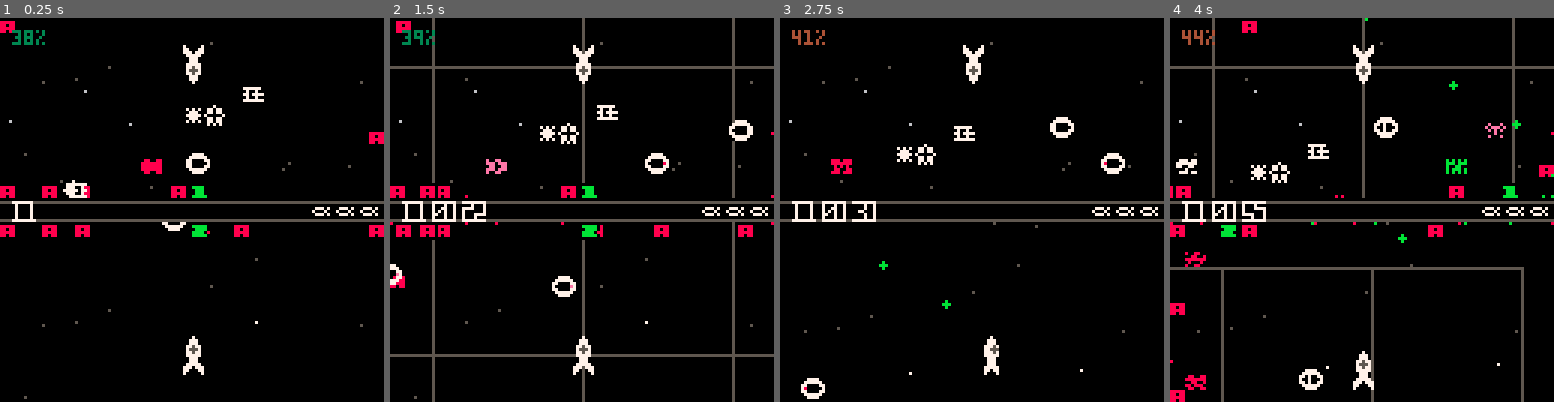
Above: before the commit, frames 1-4 (left to right).
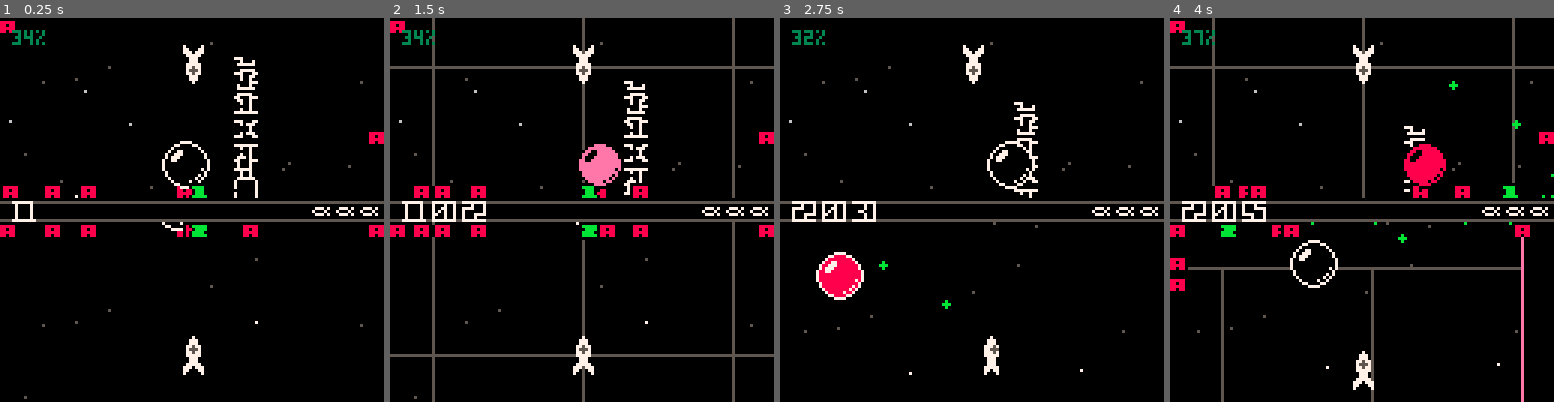
Above: after the commit, the same moments.

Repository: catnipped/friendlyfire
Game: PICO-8 cartridge friendlyfire.p8
The game is run twice, just before and just after one commit, with the same random seed, the same clock (stepped at 60 frames per second) and the same inputs.
Inputs:
- Up to frame 1 (0.25 s): no input
- Up to frame 2 (1.5 s): tap O (Z key) at 0.7 s
- Up to frame 3 (2.75 s): hold Right 1.6-2.1 s; tap O (Z key) at 1.7, 2.1, 2.5 s; hold Up 2.15-2.42 s; hold Right from 2.47 s (still down)
- Up to frame 4 (4 s): tap O (Z key) at 2.9, 3.3, 3.7 s; release Right at 3.03 s; hold Left 3.08-3.58 s; hold Down 3.63-3.97 s

The runs differ from the first frame. In frame 1, 2.7% of the frame differs, in the area x 0-69%, y 3-58%; in frame 2, 4.5%; in frame 3, 3.3%; in frame 4, 5.5%, in the area x 0-100%, y 0-100%.

Commit message:
two new enemy types

Diff:
--- a/friendlyfire.p8
+++ b/friendlyfire.p8
@@ -18,7 +18,10 @@
 	const = {
 		bounds = {
 			{x = 200, y = 350, w = 200, h = 100},
-			{x = 200, y = 200, w = 200, h = 100}
+			{x = 200, y = 200, w = 200, h = 100},
+		},
+		combinedbounds = {
+				x1 = 200, x2 = 400,  y1 = 200, y2 = 450
 		},
 		limits = {
 			x1 = 100, x2 = 500, y1 = 100, y2 = 550
@@ -81,9 +84,9 @@
 
 	printh("init")
 	for i = 1,4 do
-		add(state.enemies, spawnenemy({const.bounds[2].x + rnd(200),const.bounds[2].y + rnd(200)},"robot"))
-		add(state.enemies, spawnenemy({const.bounds[2].x + rnd(200),const.bounds[2].y + rnd(200)},"debree"))
-
+		add(state.enemies, spawnenemy({const.bounds[2].x + rnd(200),const.bounds[2].y + rnd(200)},"orb",state))
+		local origin = {const.bounds[2].x + rnd(200),const.bounds[2].y + rnd(200)}
+		state.enemies = generatespacetrash(flr(rnd(10)),origin,state.enemies)
 	end
 end
 
@@ -187,7 +190,7 @@
 	sectors = updatesectors(sectors, state.projectiles)
 
 	lstate.players = updateplayers(lstate.players, lstate.time, events, sectors)
-	lstate.enemies = updateenemies(lstate.enemies, lstate.time, events, sectors)
+	lstate.enemies = updateenemies(lstate.enemies, lstate, events, sectors)
 	lstate.projectiles = updateprojectiles(lstate.projectiles, sectors)
 
 
@@ -208,7 +211,7 @@
 end
 
 
--- SECTOR STUFF BELOW
+-- sector stuff below
 function initsectors(width,height)
 	local sectors = {}
 	for x = -width,width do
@@ -365,7 +368,8 @@
 			collision = {
 				x = proj.x,
 				y = proj.y,
-				hit = i
+				hit = i,
+				id = proj.id
 			}
 		end
 	end)
@@ -418,26 +422,67 @@
 -- enemy
 function spawnenemy(pos,type,state)
 	local enemy = {}
+	if type == "orb" then
+		enemy = {
+			id = flr(rnd(1000)),
+			type ="enemy",
+			subtype = type,
+			hp = 30,
+			hit = {false, nil},
+			x = pos[1],
+			y =  pos[2],
+			rad = 8,
+			vector = {1,0},
+			velocity = 0.1,
+			movement = function(enemy, state, events)
+					if enemy.hit[1] then
+						enemy.velocity += 0.05
+						if enemy.hit[2] == 1 then
+							enemy.vector[2] -= 0.05
+						else
+							enemy.vector[2] += 0.05
+						end
+						enemy.vector[2] = mid(enemy.vector[2],-1,1)
+					end
+					local lbounds = const.combinedbounds
+
+					if enemy.x > (lbounds.x2) then enemy.vector[1] -= 0.15 end
+					if enemy.x < (lbounds.x1) then enemy.vector[1] += 0.15 end
+					if enemy.y > (lbounds.y2) then enemy.vector[2] -= 0.15 end
+					if enemy.y < (lbounds.y1) then enemy.vector[2] += 0.15 end
+			end,
+			gfx = function(enemy, time)
+				palt(15,true)
+				palt(0,false)
+				local colors = {14,8,11}
+				local color = colors[1+flr(rnd(#colors))]
+				if every(enemy.hp,0,2) then pal(0,color) pal(7,0) end
+				if every(enemy.hp,4,2) then pal(0,color) end
+				spr(9,enemy.x-8,enemy.y-8,2,2)
+			end
+		}
+	end
 	if type == "robot" then
 		enemy = {
 			id = flr(rnd(1000)),
 			type ="enemy",
 			subtype = type,
 			hp = 3,
-			hit = false,
+			hit = {false, nil},
 			x = pos[1],
 			y =  pos[2],
 			rad = 6,
 			vector = {0,0},
 			projdir = {0,0},
 			velocity = 0.3,
-			movement = function(enemy, time, events)
+			movement = function(enemy, state, events)
+				local time = state.time
 				if every(120) then
 					local vlist = {const.vector.up,const.vector.left,const.vector.down,const.vector.right}
 					enemy.vector = vlist[1+flr(rnd(4))]
 					enemy.projdir = {-enemy.vector[1],-enemy.vector[2]}
 				end
-				if outofbounds(enemy,const.limits) then
+				if outofbounds(enemy,const.bounds[3]) then
 					enemy.vector = {-enemy.vector[1],-enemy.vector[2]}
 				end
 				if every(180) then
@@ -468,14 +513,15 @@
 			type ="enemy",
 			subtype = type,
 			hp = 3,
-			hit = false,
+			hit = {false, nil},
 			x = pos[1],
 			y =  pos[2],
 			rad = 6,
 			vector = {0,0},
 			projdir = {0,0},
 			velocity = 0.3,
-			movement = function(enemy, time, events)
+			movement = function(enemy, state, events)
+				local time = state.time
 				local closestplayer = getclosestplayer(enemy.x,enemy.y)
 				local directionofplayer = normalizedvectora2b(enemy,closestplayer)
 				enemy.vector = {
@@ -499,88 +545,79 @@
 			end
 		}
 	end
-	if type == "debree" then
-		enemy = {
-			id = flr(rnd(1000)),
-			type ="enemy",
-			subtype = type,
-			hp = 6,
-			hit = false,
-			x = pos[1],
-			y =  pos[2],
-			rad = 4,
-			debree = {
-				{
-					sprite = flr(rnd(4)),
-					offsetx = flr(rnd(4)-2)*7,
-					offsety = flr(rnd(4)-2)*7,
+
+	return enemy
+end
+
+function generatespacetrash(size,origin,enemies)
+  local vlist = {const.vector.up,const.vector.left,const.vector.down,const.vector.right}
+  local generatedsize = 1
+  local master = {
+    sprite = 20+flr(rnd(4)),
+		flipy = coinflip(),
+		flipx = coinflip(),
+    id = flr(rnd(1000)),
+    type = "enemy",
+    subtype = "master",
+    x = origin[1],
+		y = origin[2],
+		velocity = 0.1,
+    vector = const.vector.down,
+    hp = 2,
+		hit = {false, nil},
+    rad = 2,
+		movement = function(i,state,events) end,
+		gfx = function(i)
+			palt(0,false)
+			palt(15,true)
+			if i.hp == 1 and every(4,0,2) then pal(7,8) end
+			spr(i.sprite,i.x-3,i.y-4,1,1,i.flipx,i.flipy)
+			pal()
+		end
+  }
+  local construct = {master}
+  while generatedsize < size do
+    for i in all(construct) do
+      if coinflip() then
+        local slave = {
+          sprite = 20+flr(rnd(4)),
+					flipy = coinflip(),
 					flipx = coinflip(),
-					flipy = coinflip()
-				},
-				{
-					sprite = flr(rnd(4)),
-					offsetx = flr(rnd(4)-2)*7,
-					offsety = flr(rnd(4)-2)*7,
-					flipx = coinflip(),
-					flipy = coinflip()
-				},
-				{
-					sprite = flr(rnd(4)),
-					offsetx = flr(rnd(2)-1)*7,
-					offsety = flr(rnd(2)-1)*7,
-					flipx = coinflip(),
-					flipy = coinflip()
-				},
-				{
-					sprite = flr(rnd(4)),
-					offsetx = flr(rnd(2)-1)*7,
-					offsety = flr(rnd(2)-1)*7,
-					flipx = coinflip(),
-					flipy = coinflip()
-				},
-			},
-			vector = {rnd(2)-1,rnd(2)-1},
-			projdir = {0,0},
-			velocity = 0.05+rnd(0.2),
-			movement = function(enemy, time, events)
-			end,
-			gfx = function(enemy)
-				palt(15,true)
-				palt(0,false)
-				for a in all(enemy.debree) do
-					spr(20+a.sprite,enemy.x+a.offsetx-4,enemy.y+a.offsety-4,1,1,a.flipx,a.flipy)
-				end
-				palt()
-			end
-		}
-	end
-	if type == "asteroidsmall" then
-		enemy = {
-			id = flr(rnd(1000)),
-			type ="enemy",
-			subtype = type,
-			hp = 3,
-			hit = false,
-			x = pos[1]+(rnd(2)-1),
-			y =  pos[2]+(rnd(2)-1),
-			rad = 4,
-			sprite = flr(rnd(4)),
-			flipx = coinflip(),
-			flipy = coinflip(),
-			vector = {rnd(2)-1,rnd(2)-1},
-			projdir = {0,0},
-			velocity = 0.05+rnd(0.1),
-			movement = function(enemy, time, events)
-			end,
-			gfx = function(enemy)
-				palt(15,true)
-				palt(0,false)
-				spr(20+enemy.sprite,enemy.x-4,enemy.y-4,1,1,enemy.flipx,enemy.flipy)
-				palt()
-			end
-		}
-	end
-	return enemy
+          type = "enemy",
+          subtype = "slave",
+          id = master.id + generatedsize,
+          x = i.x,
+					y = i.y,
+					velocity = 0.1,
+					hit = {false, nil},
+          vector = master.vector,
+          hp = 2,
+          rad = 3,
+          movement = function(slave,state,events)
+          end,
+          gfx = master.gfx
+        }
+        local crash = true
+        while crash do
+					crash = false
+          local offset = vlist[1+flr(rnd(4))]
+          slave.x += offset[1]*8
+          slave.y += offset[2]*8
+          for i2 in all(construct) do
+            if i2.x == slave.x and i2.y == slave.y then crash = true end
+          end
+        end
+        add(construct,slave)
+        generatedsize += 1
+      end
+    end
+  end
+
+  local lenemies = enemies
+  each(construct,function(i)
+    add(lenemies,i)
+  end)
+  return enemies
 end
 
 function coinflip()
@@ -615,30 +652,26 @@
 	return vector
 end
 
-function updateenemies(e, time, events, sectors)
+function updateenemies(e, state, events, sectors)
+	local time = state.time
 	local les = {}
 	les = filter(e, function(le)
-		le.hit = false
-		local neighbours = myneighbours(le.x,le.y,sectors)
-		each(neighbours, function(i)
-			if (i ~= le) and collisioncheck(le.x, le.y, i.x, i.y, le.rad, i.rad) then
-				local vector = normalizedvectora2b(le,i,le.vector)
-				le.x -= vector[1] * (le.velocity *3)
-				le.y -= vector[2] * (le.velocity *3)
-			end
-		end)
-
+
+		-- local neighbours = myneighbours(le.x,le.y,sectors)
+		-- -- each(neighbours, function(i)
+		-- -- 	if (i ~= le) and collisioncheck(le.x, le.y, i.x, i.y, le.rad, i.rad) then
+		-- -- 		local vector = normalizedvectora2b(le,i,le.vector)
+		-- -- 		le.x -= vector[1] * (le.velocity *3)
+		-- -- 		le.y -= vector[2] * (le.velocity *3)
+		-- -- 	end
+		-- -- end)
 		le.x += le.vector[1] * le.velocity
 		le.y += le.vector[2] * le.velocity
 
-		le.movement(le,time,events)
+		le.movement(le,state,events)
+		le.hit = {false, nil}
 		if le.hp <= 0 then
 			add(events,{type="animation", object = spawngfx("explosion",le.x,le.y)})
-			if le.subtype == "asteroid" then
-				for i = 1,3 do
-					add(events,{type="enemy", object = {type = "asteroidsmall",x = le.x, y = le.y}})
-				end
-			end
 		end
 		return le.hp > 0
 	end)
@@ -683,7 +716,7 @@
 			for e in all(lstate.enemies) do
 				if i.object.hit.id == e.id then
 					e.hp -= 1
-					e.hit = true
+					e.hit = {true, i.object.id}
 				end
 			end
 		end
@@ -845,7 +878,7 @@
 			end
 			-- rect(box.x,box.y,box.x+box.w,box.y+box.h,11)
 		end
-		-- if every(30,3,5) then rect(box.x,box.y,box.x+box.w,box.y+box.h,14) end
+		if every(30,3,5) then rect(const.combinedbounds.x1, const.combinedbounds.y1, const.combinedbounds.x2, const.combinedbounds.y2 ,14) end
 end
 
 function drawenemies(p, cambounds,y1,y2,yoffset)
@@ -858,7 +891,7 @@
 			if every(60,0,40) then spr(14,x-1,y-1) end
 			pal()
 		end
-		if enemy.hit then pal(0,7+flr(rnd(2))) pal(7,7+flr(rnd(2))) end
+		if enemy.hit[1] then pal(0,7+flr(rnd(2))) pal(7,7+flr(rnd(2))) end
 		enemy.gfx(enemy,state.time)
 		pal()
 	end
@@ -921,22 +954,22 @@
 
 
 __gfx__
-00000000000000000000000000000000ff7777fff77777ff007770000077000007700000070000000700000000000000f0000ffff00000fff00000ffff0000ff
-00000000000000000000000007770700f777777f7000007f07777700077870007e8700000770000077000000000000000bbbb0ff0bbbbb0f0888880ff088880f
-00700700000700000007000070007000770000777070707f787778707778870078070000070777770700000000000000f0bbb0fff0bbbb0f0880880f0880880f
-00077000007770000077700007770700700000077007007f788788707880070007700000770000000770000000000000f0bbb0ff0bbbb0ff0888880f0888880f
-00077000007770000077700000000000770000777070707f7887887007807000000000007008000800700000000000000bbbbb0f0bbbbb0f0880880f088000ff
-00700700077577000777570000000000f777777f7000007f078787000077000000000000708800088070000000000000f00000fff00000fff00f00fff00fffff
-00000000075557000775550000000000ff7777fff77777ff077777000000000000000000708880888070000000000000ffffffffffffffffffffffffffffffff
-00000000077577000777570000000000ffffffffffffffff007770000000000000000000700880880070000000000000ffffffffffffffffffffffffffffffff
-07000000077777000777770000000000fff7ffffffffffffffffffffffffffff7000007007080008070000000000000000000000000000000000000000000000
-77700000007770000077700000000000ff707ffff77777ff777777fff7f7f7ff7700077007000000070000000000000000000000000000000000000000000000
-07000000007770000077700000000000f77077fff70007fff7007fffff777fff7870787000777777700000000000000000000000000000000000000000000000
-000000000777770000777000000000007000007f7700077f7707777ff77777ff7887887000000000000000000000000000000000000000000000000000000000
-00000000777077700777770000000000f77077fff70007fff7007fffff777fff7870787000000000000000000000000000000000000000000000000000000000
-00000000770007700770770000000000ff707ffff77777ff7777777ff7f7f7ff7700077000000000000000000000000000000000000000000000000000000000
-00000000700000700700070000000000fff7fffff7f7f7ffffffffffffffffff7000007000000000000000000000000000000000000000000000000000000000
-00000000000000000000000000000000ffffffffffffffffffffffffffffffff0000000000000000000000000000000000000000000000000000000000000000
+00000000000000000000000000000000ff7777fff77777ff007770000077000007700000ffffff7777ffffff00000000f0000ffff00000fff00000ffff0000ff
+00000000000000000000000007770700f777777f7000007f07777700077870007e870000ffff77000077ffff000000000bbbb0ff0bbbbb0f0888880ff088880f
+00700700000700000007000070007000770000777070707f787778707778870078070000fff7000000007fff00000000f0bbb0fff0bbbb0f0880880f0880880f
+00077000007770000077700007770700700000077007007f788788707880070007700000ff700770000007ff00000000f0bbb0ff0bbbb0ff0888880f0888880f
+00077000007770000077700000000000770000777070707f788788700780700000000000f70077700000007f000000000bbbbb0f0bbbbb0f0880880f088000ff
+00700700077577000777570000000000f777777f7000007f078787000077000000000000f70777000000007f00000000f00000fff00000fff00f00fff00fffff
+00000000075557000775550000000000ff7777fff77777ff077777000000000000000000700770000000000700000000ffffffffffffffffffffffffffffffff
+00000000077577000777570000000000ffffffffffffffff007770000000000000000000700000000000000700000000ffffffffffffffffffffffffffffffff
+07000000077777000777770000000000f777777ffffff7ff777fffffff7ff7ff7000007070000000000000070000000000000000000000000000000000000000
+7770000000777000007770000000000070000007ff7ff7ffff7fff7ff777f7ff7700077070000000000007070000000000000000000000000000000000000000
+070000000077700000777000000000007000000777777777f777777f7700077778707870f70000000000007f0000000000000000000000000000000000000000
+0000000007777700007770000000000070000007fffffffffffffffff70007ff78878870f70000000000707f0000000000000000000000000000000000000000
+0000000077707770077777000000000000000007ffffffffff77777ff70007ff78707870ff700000000707ff0000000000000000000000000000000000000000
+0000000077000770077077000000000070000007777fff77777fff77777777ff77000770fff7000007007fff0000000000000000000000000000000000000000
+0000000070000070070007000000000070000007ff7f777fff7ff77fff7ff7ff70000070ffff77000077ffff0000000000000000000000000000000000000000
+00000000000000000000000000000000f777707ffffff7ffff7ff7ffff7ff7ff00000000ffffff7777ffffff0000000000000000000000000000000000000000
 00000000000000000000000000000000000000000000000000000000000000000000000000000000000000000000000000000000000000000000000000000000
 77777777777777707777777777777777007777707777777777777777777777777777777777777777000000000000000000000000000000000000000000000000
 70007007070000700007000700007007070700707000700070007000000700077000700770007007000000000000000000000000000000000000000000000000
